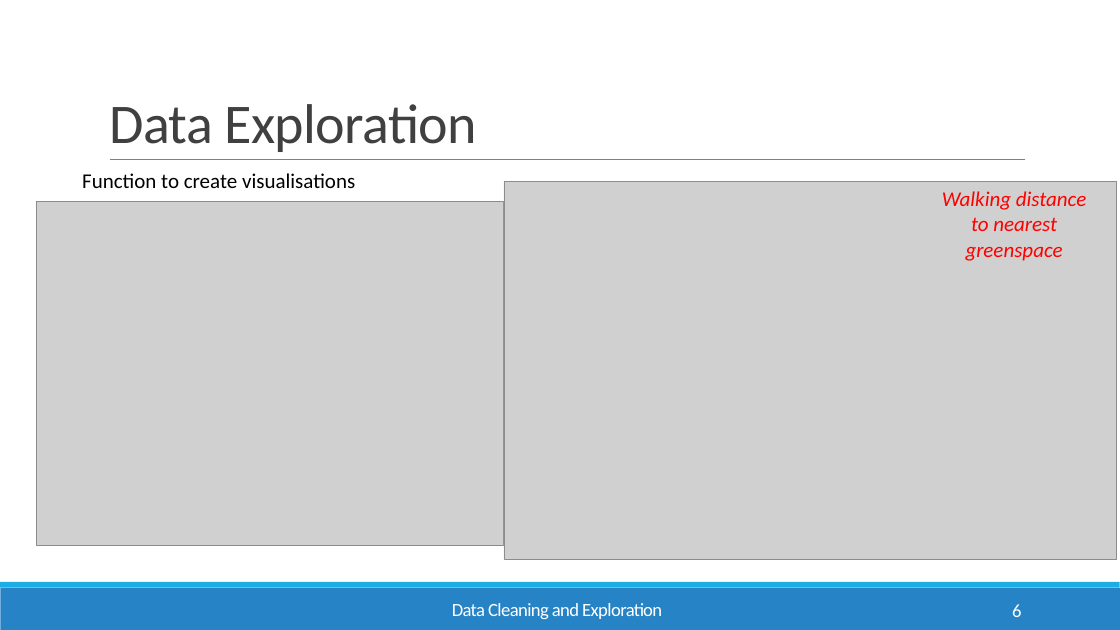
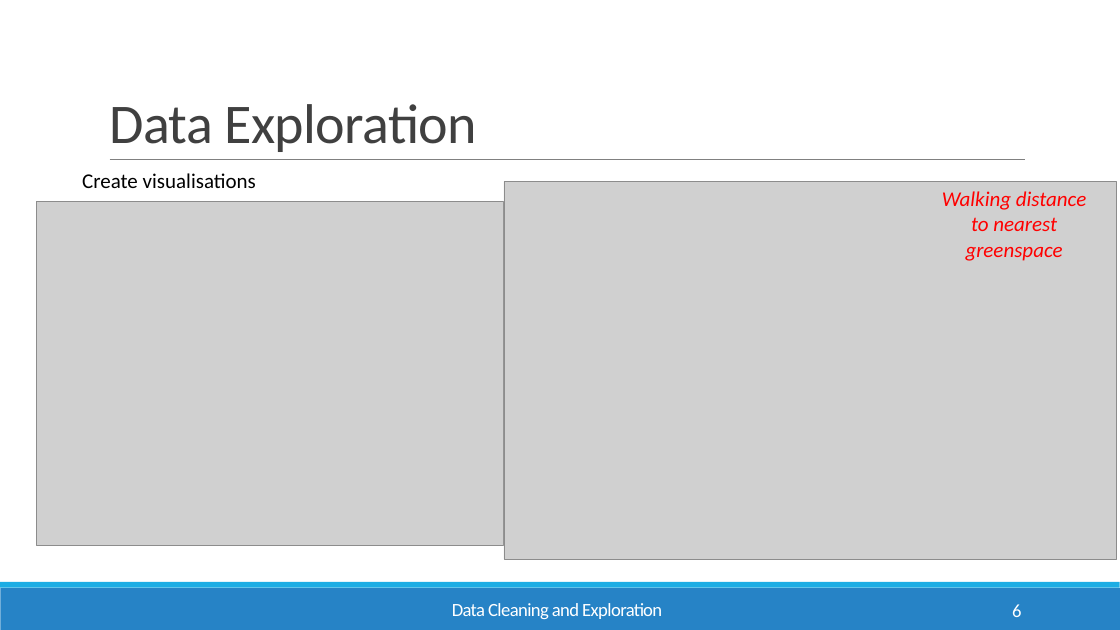
Before and after one commit to Emmz900/scottish_housing_project, a slide deck: slide 6 of presentation/Scottish Household Survey Analysis.pptx. Drawn at 1120x630 pixels with LibreOffice and Linux fonts; fonts in the diff are those of the drawing; grey boxes stand for pictures. Boxes give left, top, right and bottom in pixels: in the first picture for what was removed or moved away, otherwise in the second. Text is boxed around its words. In the diff, an @@ line names an element or a change of style, - is before the commit and + after.

```diff
--- a/presentation/Scottish Household Survey Analysis.pptx
+++ b/presentation/Scottish Household Survey Analysis.pptx
@@ text at [82,173,256,188]: text changed @@
-Function to create visualisations
+Create visualisations
```
Also in this commit, not shown: 4 other slides changed, 1 other file.
